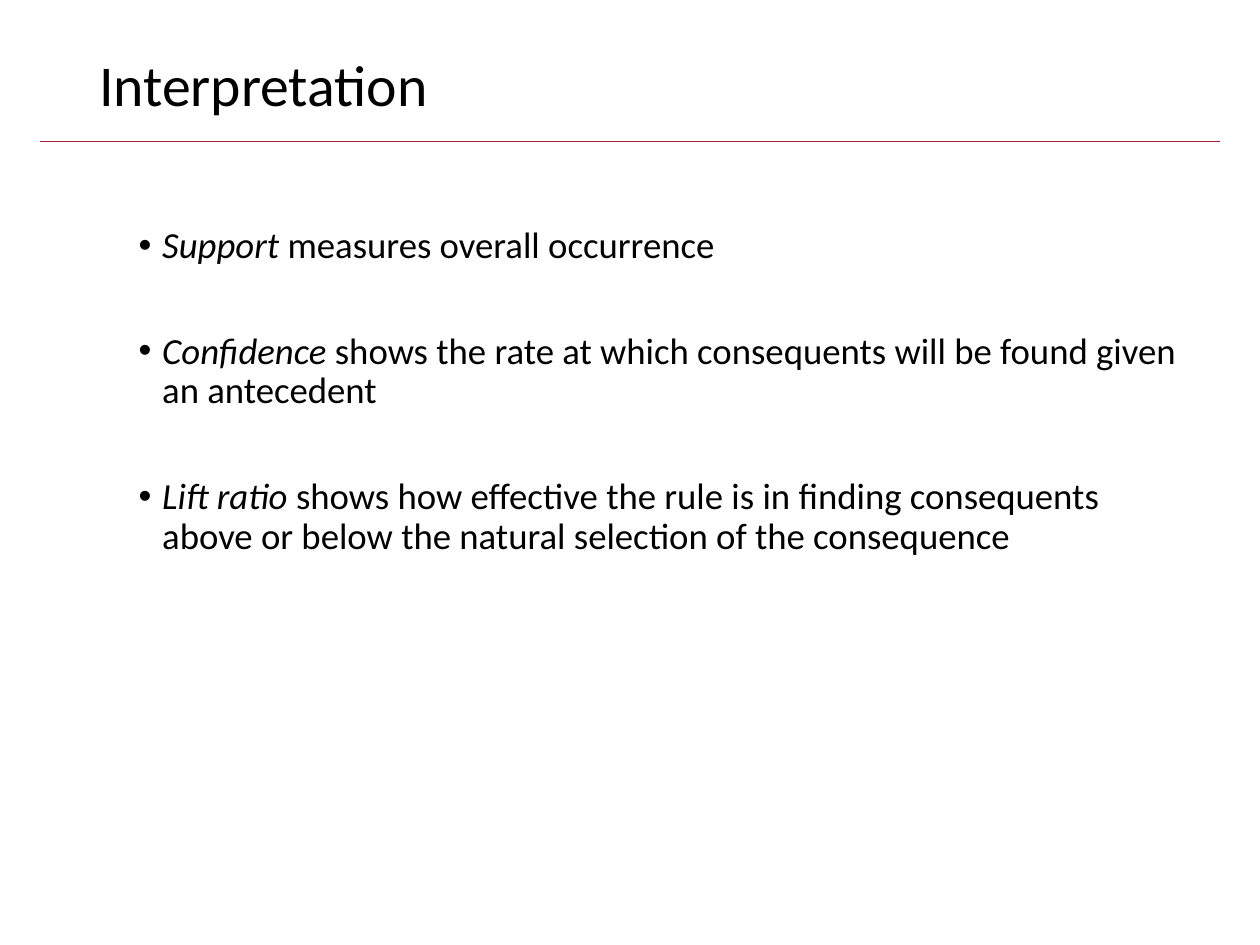
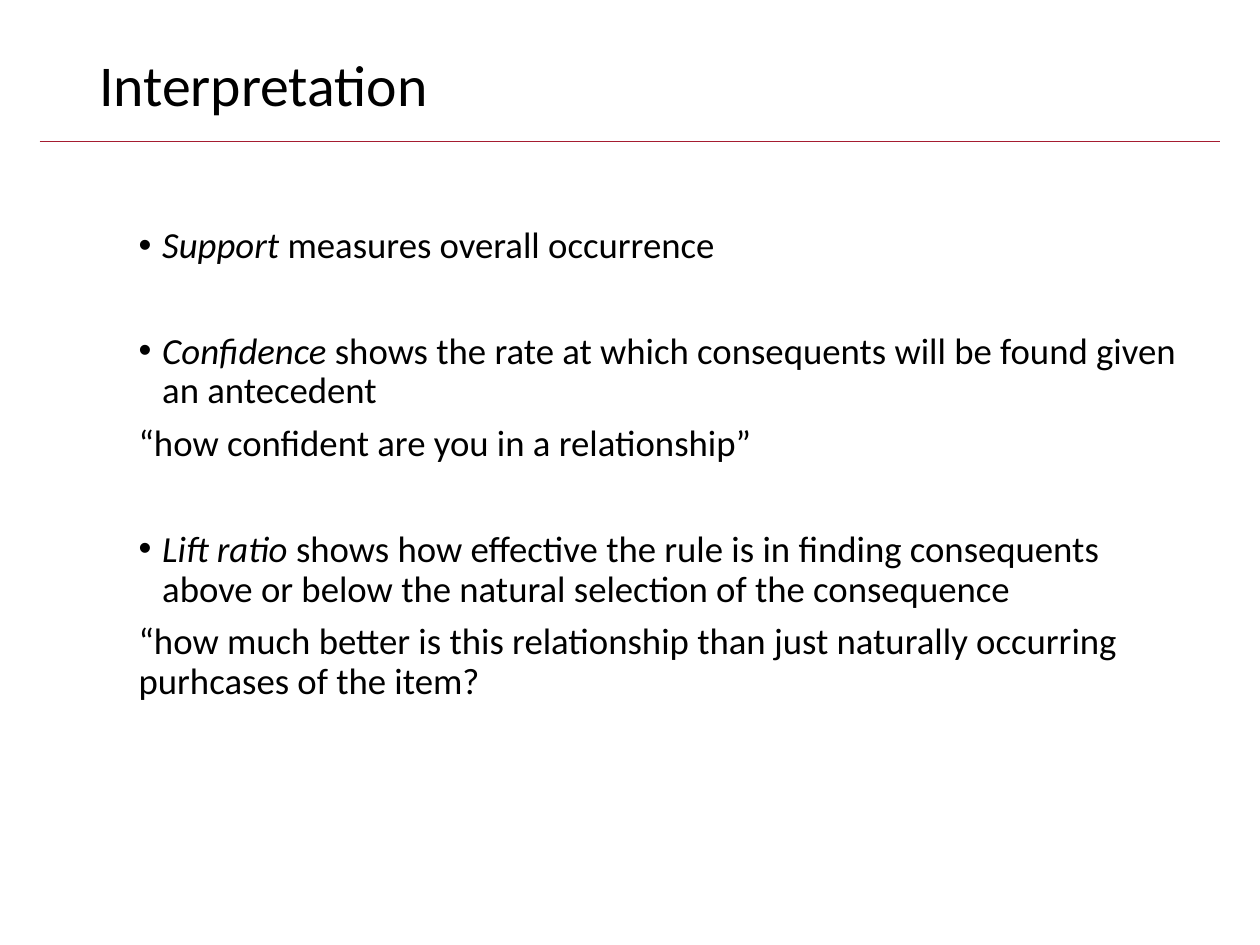
Before and after one commit to kwartler/Harvard_DataMining_Business_Student, a slide deck: slide 40 of Lessons/M_unsupervised/AssociationRules_CollaborativeFiltering.pptx. Drawn at 1260x945 pixels with LibreOffice and Linux fonts; fonts in the diff are those of the drawing; background and template pictures are left out. Boxes give left, top, right and bottom in pixels: in the first picture for what was removed or moved away, otherwise in the second. Text is boxed around its words. In the diff, an @@ line names an element or a change of style, - is before the commit and + after.

```diff
--- a/Lessons/M_unsupervised/AssociationRules_CollaborativeFiltering.pptx
+++ b/Lessons/M_unsupervised/AssociationRules_CollaborativeFiltering.pptx
@@ text at [139,429,751,462]: paragraph added @@
+“how confident are you in a relationship”
@@ text at [139,627,1116,700]: paragraph added @@
+“how much better is this relationship than just naturally occurring purhcases of the item?
```
Also in this commit, not shown: 34 other slides changed, 15 other files.
